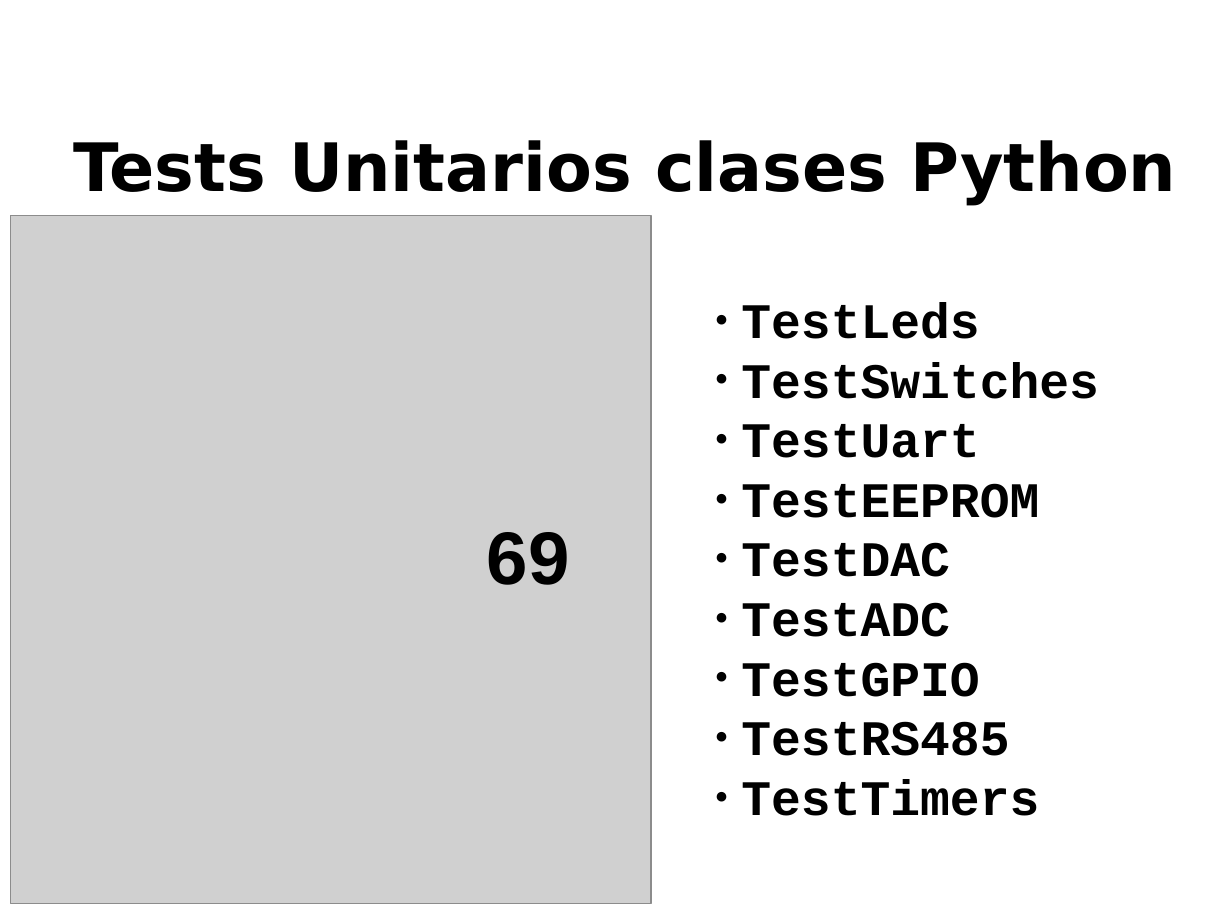
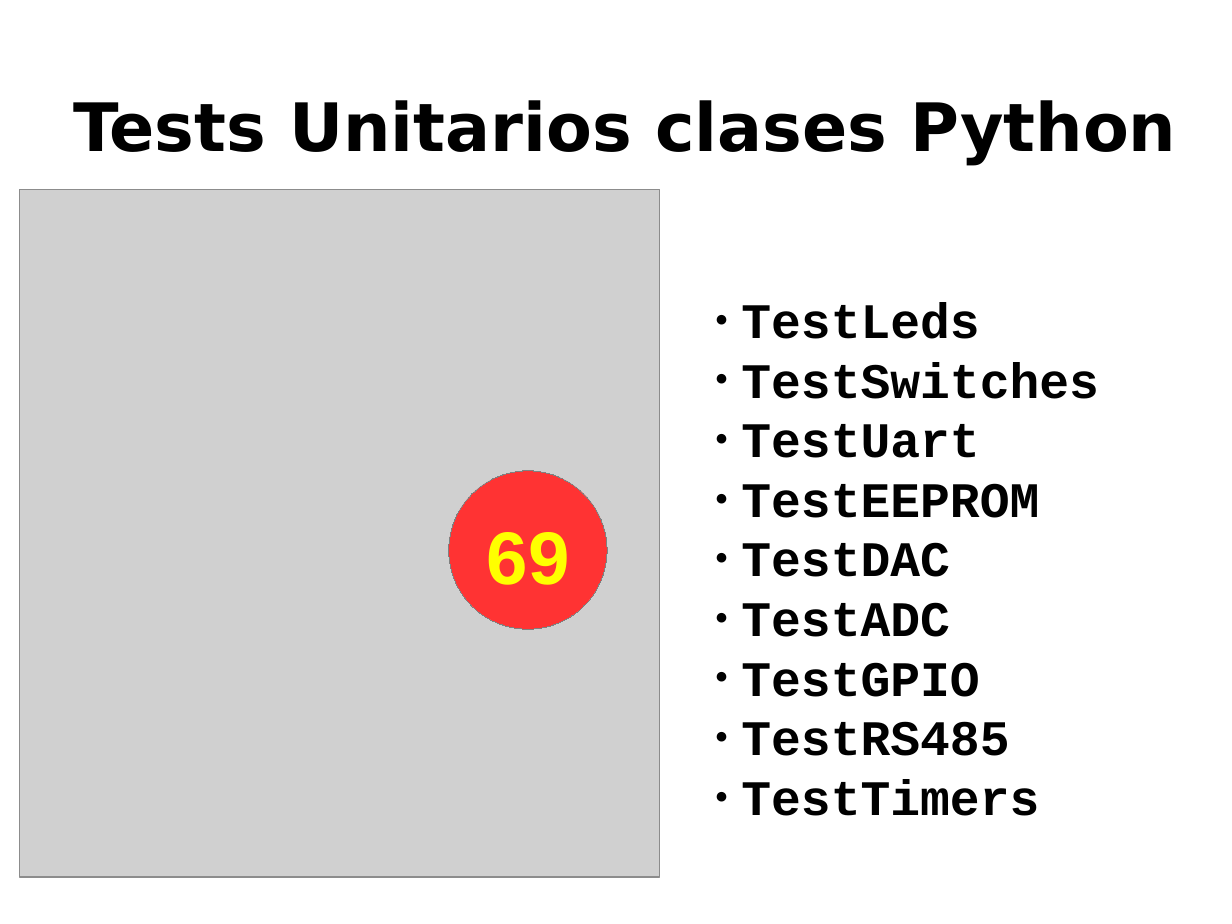
Before and after one commit to ernesto-g/tpfinalcese, a slide deck: slide 26 of presentacion/presentacion_v1.odp. Drawn at 1232x924 pixels with LibreOffice and Linux fonts; fonts in the diff are those of the drawing; grey boxes stand for pictures; background and template pictures are left out. Boxes give left, top, right and bottom in pixels: in the first picture for what was removed or moved away, otherwise in the second. Text is boxed around its words. In the diff, an @@ line names an element or a change of style, - is before the commit and + after.

```diff
--- a/presentacion/presentacion_v1.odp
+++ b/presentacion/presentacion_v1.odp
@@ title "Tests Unitarios clases Python": place and size @@
-title "Tests Unitarios clases Python" at box(73, 140, 1176, 206)
+title "Tests Unitarios clases Python" at box(73, 100, 1176, 166)
@@ picture: place and size @@
-picture at box(11, 216, 652, 904)
+picture at box(20, 189, 661, 878)
@@ ellipse added at box(449, 471, 608, 629), fill #FF3333, outline #808080 0 pt @@
@@ text "69" at box(487, 532, 570, 585): text colour #000000 to #FFFF00 @@
```
Also in this commit, not shown: 12 other slides changed, 2 slides added, 1 slide removed, 7 other files.
